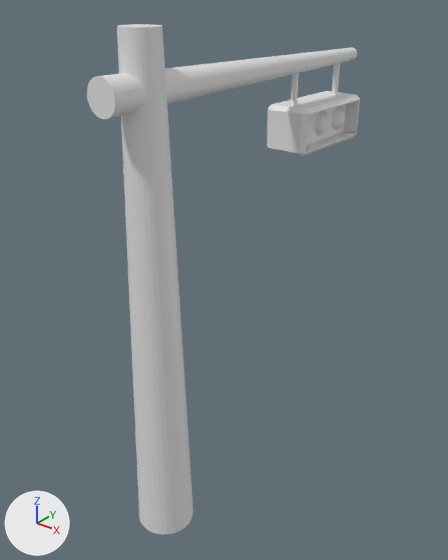
One commit to the Blender file trafficlight.blend: the scene before it, then after it.
Before and after are seen from a 50 mm camera at (9.71, -9.43, 13.77) aimed at (-0.57, 3.41, 5.81). Every picture has the same lights, and +X, +Y and +Z are marked at lower left. The older version comes first.
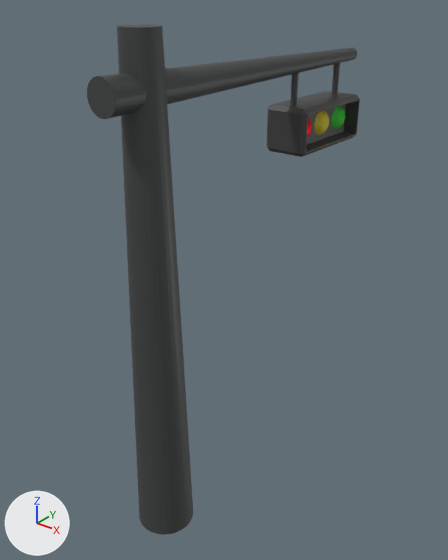
What differs and where, as boxes (x1, y1, x2, y2) in the pictures (448 x 560 px):
'Cylinder', recoloured (white to dark grey): (87, 24, 357, 535) in both
'Plane', recoloured (white to dark grey): (267, 91, 360, 157) in both
'Cylinder.001', recoloured (white to dark grey): (290, 63, 340, 106) in both
'Sphere.001', recoloured: (314, 110, 329, 135) in both
'Sphere.002', recoloured: (331, 106, 345, 130) in both

What changed in the scene script:
```text
Add mat_material_004:
    mat_material_004 = principled_material('Material.004')
    mat_material_004.base_color = (0.0574, 0.0574, 0.0574)  # dark grey #444444
Add mat_material_003:
    mat_material_003 = principled_material('Material.003')
    mat_material_003.base_color = (0.0045, 0.801, 0.0)  # green #0ee700
    mat_material_003.alpha = 0.658
Add mat_material_002:
    mat_material_002 = principled_material('Material.002')
    mat_material_002.base_color = (0.802, 0.669, 0.0)  # yellow #e7d600
    mat_material_002.alpha = 0.772
Add mat_material:
    mat_material = principled_material('Material')
    mat_material.base_color = (0.0496, 0.0496, 0.0496)  # dark grey #3f3f3f
Add mat_traffic_pole:
    mat_traffic_pole = principled_material('Traffic pole')
    mat_traffic_pole.base_color = (0.0532, 0.0574, 0.0574)  # dark grey #414444
Change me_cylinder_001:
    where me_cylinder_001.from_pydata(...)  # 243 vertices, 175 faces; spans x -0.79..0.79, y -1.16..9.08, z -2.0..11.93
    add me_cylinder_001.materials.append(mat_traffic_pole)  # dark grey #414444
Change me_plane:
    where me_plane.from_pydata(...)  # 64 vertices, 70 faces; spans x -0.67..0.67, y -1.54..1.75, z 9.22..10.56
    add me_plane.materials.append(mat_material)  # dark grey #3f3f3f
Change me_sphere_002:
    where me_sphere_002.from_pydata(...)  # 482 vertices, 512 faces; spans x -1.0..1.0, y -1.0..1.0, z -1.0..1.0
    add me_sphere_002.materials.append(mat_material_002)  # yellow #e7d600
Change me_sphere_003:
    where me_sphere_003.from_pydata(...)  # 482 vertices, 512 faces; spans x -1.0..1.0, y -1.0..1.0, z -1.0..1.0
    add me_sphere_003.materials.append(mat_material_003)  # green #0ee700
Change me_cylinder_002:
    where me_cylinder_002.from_pydata(...)  # 128 vertices, 68 faces; spans x -0.11..0.11, y -0.86..2.1, z -13.61..-12.12
    add me_cylinder_002.materials.append(mat_material_004)  # dark grey #444444
```
